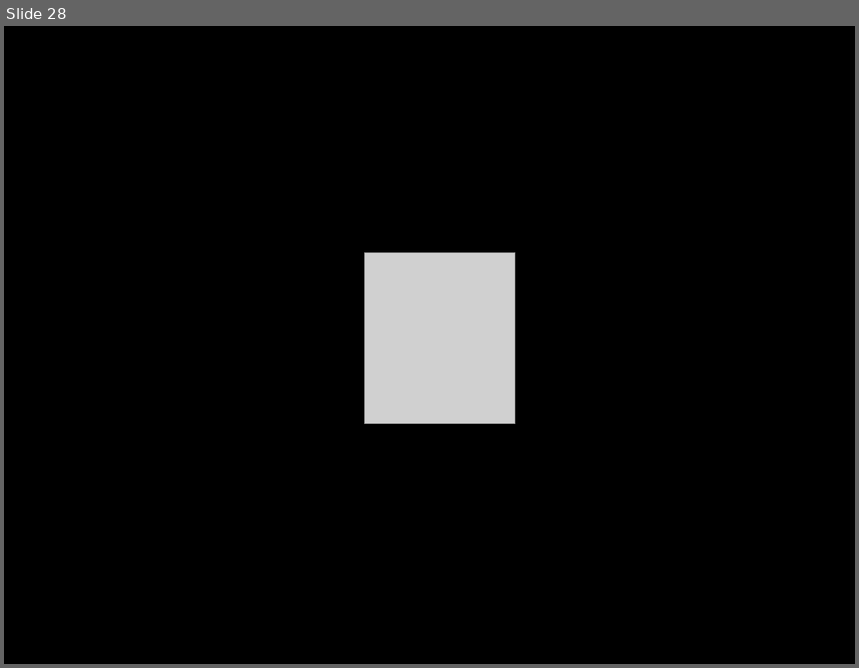
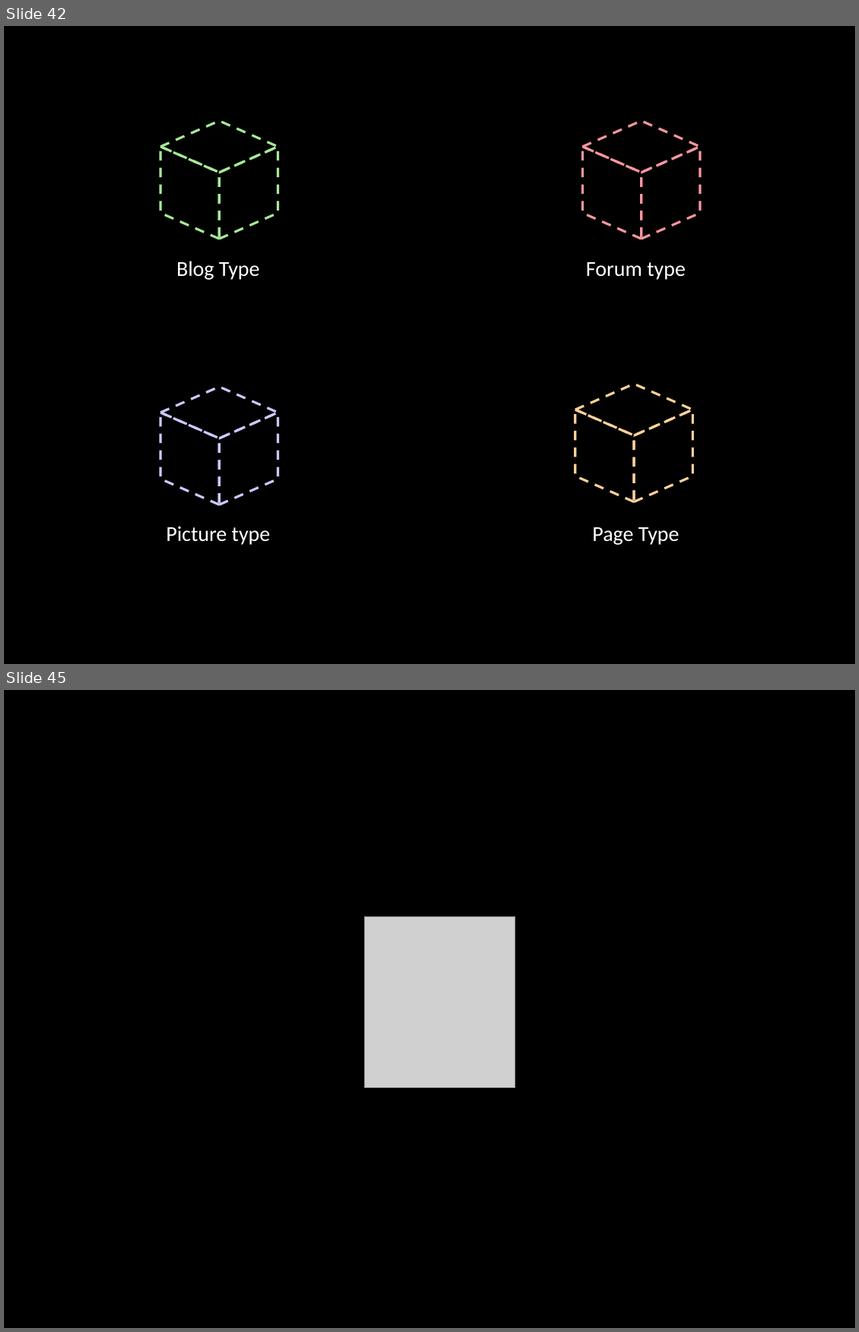
Before and after one commit to socketwench/introToContentTypes, a slide deck: src/introToContentTypes.pptx. Shown one above the other, each under a label of ours: slide 28 before the commit, slides 42 and 45 after it; the slides between them are not shown. The pictures are 859x668 and 859x1332 pixels, drawn with LibreOffice and Linux fonts; fonts in the diff are those of the drawing; grey boxes stand for pictures. Boxes give left, top, right and bottom in pixels: in the first picture for what was removed or moved away, otherwise in the second. Text is boxed around its words. In the diff, an @@ line names an element or a change of style, - is before the commit and + after.

```diff
--- a/src/introToContentTypes.pptx
+++ b/src/introToContentTypes.pptx
@@ slide 42 added at <box>4,26,855,664</box>, background #000000 @@
@@ diamond added at <box>161,120,278,173</box>, outline #A5E997 2 pt dashed @@
@@ diamond added at <box>583,120,700,173</box>, outline #FB959F 2 pt dashed @@
@@ parallelogram added at <box>161,146,219,238</box>, outline #A5E997 2 pt dashed @@
@@ parallelogram added at <box>219,146,278,238</box>, outline #A5E997 2 pt dashed @@
@@ parallelogram added at <box>582,146,641,238</box>, outline #FB959F 2 pt dashed @@
@@ parallelogram added at <box>641,146,700,238</box>, outline #FB959F 2 pt dashed @@
@@ text added at <box>177,261,260,280</box>, 18 pt, text #FFFFFF @@
+Blog Type
@@ text added at <box>586,262,686,280</box>, 18 pt, text #FFFFFF @@
+Forum type
@@ diamond added at <box>161,387,278,439</box>, outline #CAC9FF 2 pt dashed @@
@@ diamond added at <box>576,385,693,436</box>, outline #FFD198 2 pt dashed @@
@@ parallelogram added at <box>161,413,219,505</box>, outline #CAC9FF 2 pt dashed @@
@@ parallelogram added at <box>219,413,278,505</box>, outline #CAC9FF 2 pt dashed @@
@@ parallelogram added at <box>576,411,634,503</box>, outline #FFD198 2 pt dashed @@
@@ parallelogram added at <box>634,411,693,503</box>, outline #FFD198 2 pt dashed @@
@@ text added at <box>166,527,271,545</box>, 18 pt, text #FFFFFF @@
+Picture type
@@ text added at <box>592,528,680,545</box>, 18 pt, text #FFFFFF @@
+Page Type
@@ what was slide 28 is now slide 45 @@
```
Also in this commit, not shown: 4 slides changed, 16 other slides added, 1 slide removed, 17 other files.
